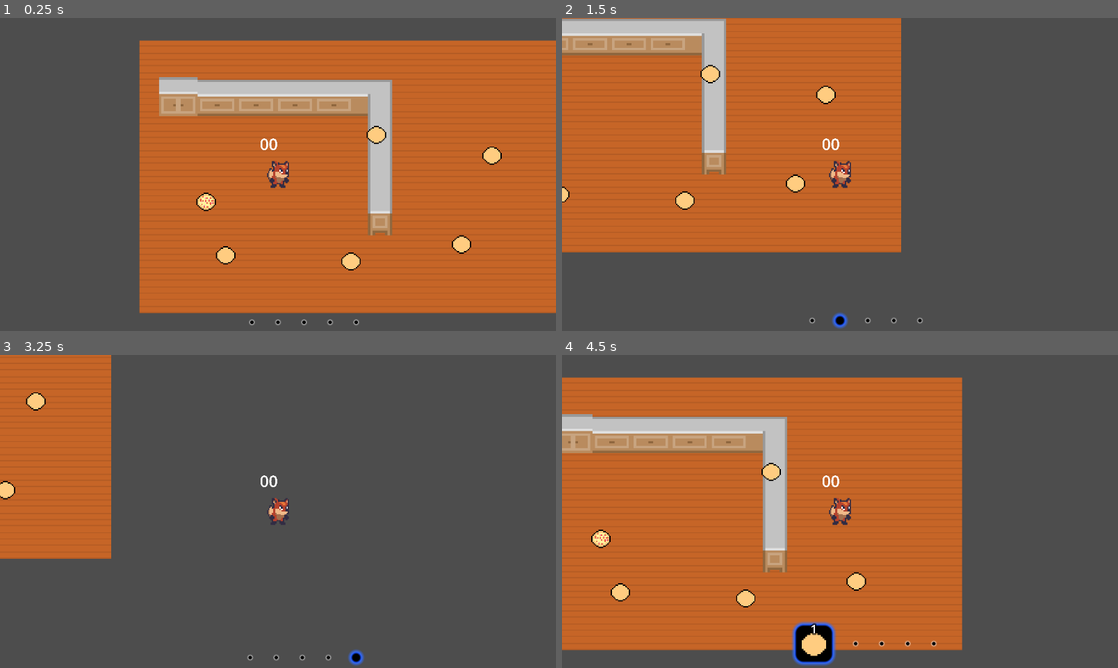
Above: before the commit, frames 1-4 (two rows, left to right).
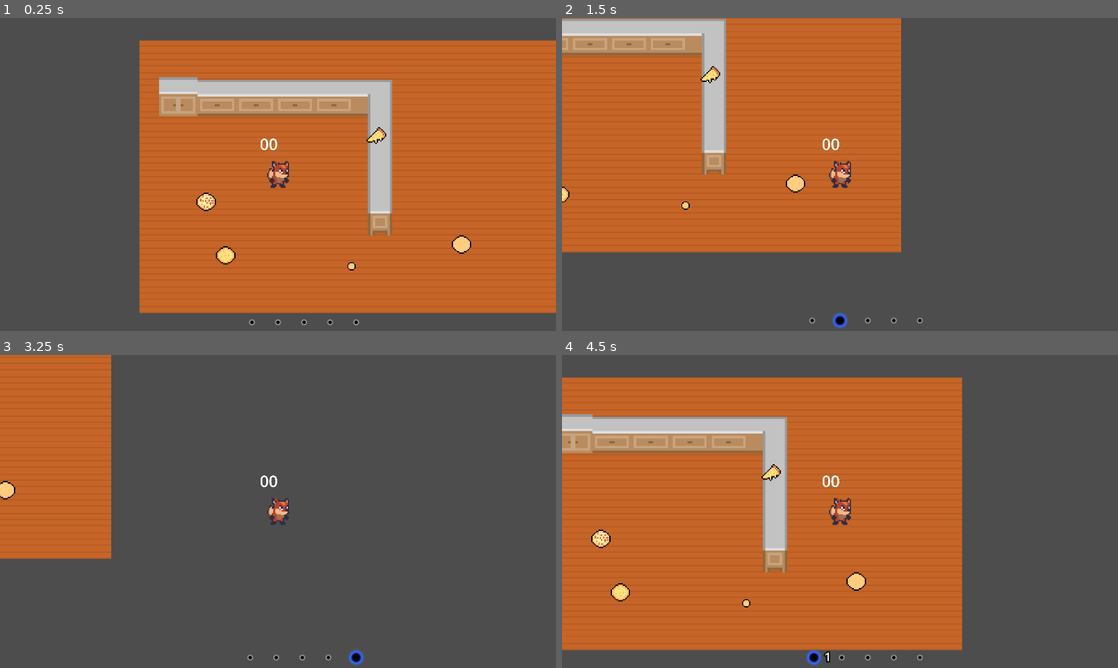
Above: after the commit, the same moments.

Repository: ArrolCardoz/GameJam---GMTK25
Game: Godot game, scene res://scenes/LevelBase/LevelBase.tscn
Same seed, same stepped clock (60 frames per second), same inputs: the game is played once before the commit and once after it.
Inputs (mouse positions are in pixels of both pictures, inside the frame that each line leads up to):
- Up to frame 1 (0.25 s): no input
- Up to frame 2 (1.5 s): tap Enter at 0.5 s; move the mouse to (962, 158) at 0.52 s; hold D (right) 0.53-1.28 s; tap 1 at 0.6 s; tap 2 at 0.8, 1.35 s; move the mouse to (728, 190) at 1.27 s; hold S (down) from 1.28 s (still down)
- Up to frame 3 (3.25 s): tap 3 at 1.55, 2.1 s; move the mouse to (333, 442) at 2.02 s; release S (down) at 2.03 s; hold D (right) 2.03-2.78 s; tap 4 at 2.3, 2.85 s; move the mouse to (250, 574) at 2.77 s; hold W (up) from 2.78 s (still down); tap 5 at 3.05 s
- Up to frame 4 (4.5 s): move the mouse to (1006, 558) at 3.52 s; release W (up) at 3.53 s; hold A (left) from 3.53 s (still down); tap 5 at 3.6 s; tap 1 at 3.8 s; move the mouse to (673, 464) at 4.27 s; click (673, 464) at 4.35 s

The runs differ from the first frame. In frame 1, 0.5% of the frame differs, in the area x 39-91%, y 34-81%; in frame 2, 0.4%; in frame 3, 0.2%; in frame 4, 1.4%, in the area x 9-68%, y 34-100%.

Commit message:
drop item works

Diff:
--- a/scenes/InventoryDialog/HUDIcon/HudIcon.gd
+++ b/scenes/InventoryDialog/HUDIcon/HudIcon.gd
@@ -15,8 +15,13 @@
 	else: add_theme_stylebox_override("panel",HUD_BG)
 
 func display(item: Item):
+	texture_rect.show()
 	texture_rect.texture = item.texture
 	_is_empty = false
+
+func clearDisplay()->void:
+	texture_rect.hide()
+	_is_empty = true
 
 func setCountLabel(s:String)->void:
 	countLabel.show()
--- a/scenes/InventoryDialog/InventoryDialog.gd
+++ b/scenes/InventoryDialog/InventoryDialog.gd
@@ -22,10 +22,13 @@
 
 func _enter_tree() -> void:
 	SignalHub.add_item_to_player.connect(update)
+	SignalHub.drop_item_from_player.connect(dropItem)
 
 func update(inventory: Inventory) -> void:
+	counter=0
 	var items: Array[Item] = inventory.get_items()
 	for children in h_box_container.get_children():
+		children.clearDisplay()
 		if counter >= items.size(): break
 		if children.getIsEmpty():
 			children.display(items[counter])
@@ -33,6 +36,7 @@
 			counter += 1
 
 func highlight_slot(index: int) -> void:
+	highlight=index
 	var children = h_box_container.get_children()
 	for i in children.size():
 		var slot = children[i]
@@ -41,8 +45,10 @@
 		else:
 			slot.highlight(false)
 
-func dropItem(inventory: Inventory)->Item:
+func dropItem(inventory: Inventory)->void:
 	var items: Array[Item] = inventory.get_items()
+	print(highlight,items.size())
+	if highlight>=items.size():highlight=0
 	var returnItem=items[highlight]
 	inventory.remove_item(returnItem)
-	return items[highlight]
+	SignalHub.emit_item_dropped(returnItem)
--- a/scenes/LevelBase/LevelBase.tscn
+++ b/scenes/LevelBase/LevelBase.tscn
@@ -8,6 +8,10 @@
 [ext_resource type="Resource" uid="uid://4ja66pues0mk" path="res://resources/Items/pepproniDough.tres" id="5_6hn50"]
 [ext_resource type="Resource" uid="uid://b7dnjafv04qe6" path="res://resources/Items/rolledDough.tres" id="6_efum6"]
 [ext_resource type="PackedScene" uid="uid://cbnb43ntxl3bi" path="res://scenes/InventoryDialog/InventoryDialog.tscn" id="7_6hn50"]
+[ext_resource type="Resource" uid="uid://brw6dpv2tptrn" path="res://resources/Items/cheesePizzaSliced.tres" id="7_ois7l"]
+[ext_resource type="Resource" uid="uid://dsexetbrkbukt" path="res://resources/Items/sausedDough.tres" id="8_ymbih"]
+[ext_resource type="Resource" uid="uid://d2lj5xkxm17oi" path="res://resources/Items/dough.tres" id="10_c3lg8"]
+[ext_resource type="Resource" uid="uid://dh8u6yqip86yu" path="res://resources/Items/cheesePizza.tres" id="11_uw25i"]
 
 [node name="LevelBase" type="Node2D"]
 script = ExtResource("1_nrmop")
@@ -35,11 +39,11 @@
 
 [node name="Pickup2" parent="." instance=ExtResource("4_u8cij")]
 position = Vector2(179, 45)
-item = ExtResource("6_efum6")
+item = ExtResource("7_ois7l")
 
 [node name="Pickup3" parent="." instance=ExtResource("4_u8cij")]
 position = Vector2(274, 62)
-item = ExtResource("6_efum6")
+item = ExtResource("8_ymbih")
 
 [node name="Pickup4" parent="." instance=ExtResource("4_u8cij")]
 position = Vector2(249, 135)
@@ -47,11 +51,11 @@
 
 [node name="Pickup5" parent="." instance=ExtResource("4_u8cij")]
 position = Vector2(158, 149)
-item = ExtResource("6_efum6")
+item = ExtResource("10_c3lg8")
 
 [node name="Pickup6" parent="." instance=ExtResource("4_u8cij")]
 position = Vector2(55, 144)
-item = ExtResource("6_efum6")
+item = ExtResource("11_uw25i")
 
 [node name="CanvasLayer" type="CanvasLayer" parent="."]
 process_mode = 3
--- a/scenes/Player/Player.gd
+++ b/scenes/Player/Player.gd
@@ -50,9 +50,7 @@
 	debug_label.text=s
 
 func update_hud(item:Item)->void:
-	_inventory.remove_item(item)
 	SignalHub.emit_add_item_to_player(_inventory)
-
 
 
 
Not shown: 1 places in scenes/LevelBase/LevelBase.tscn that only renumber resources
